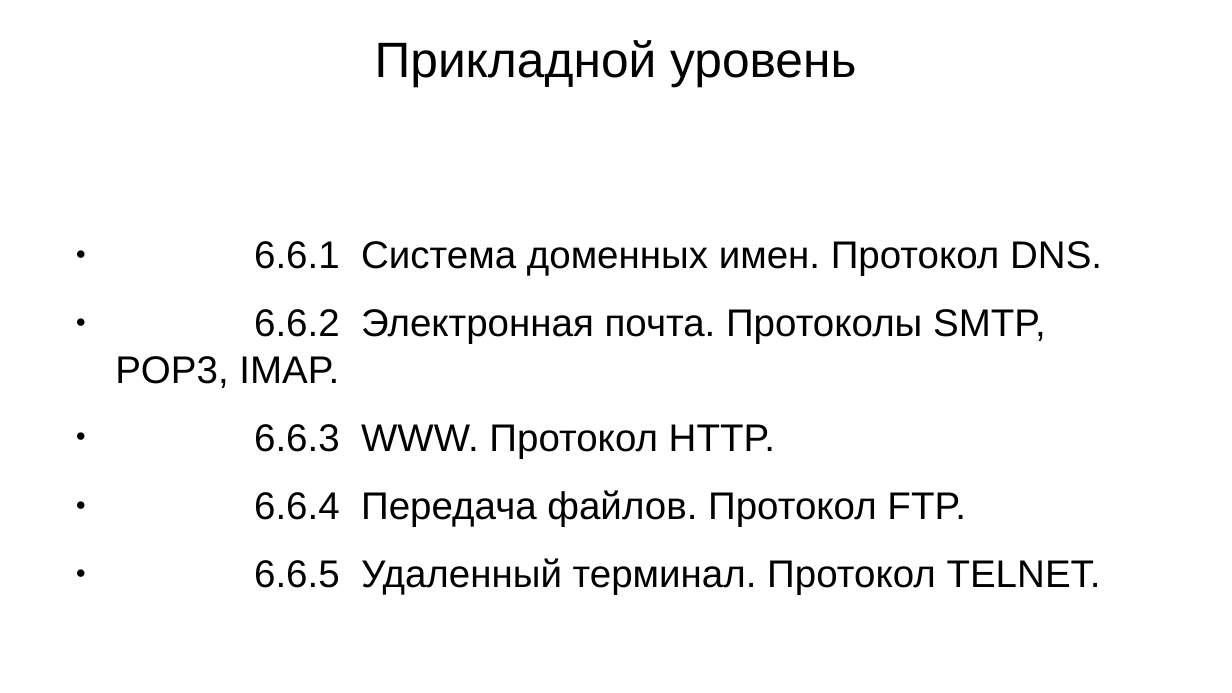
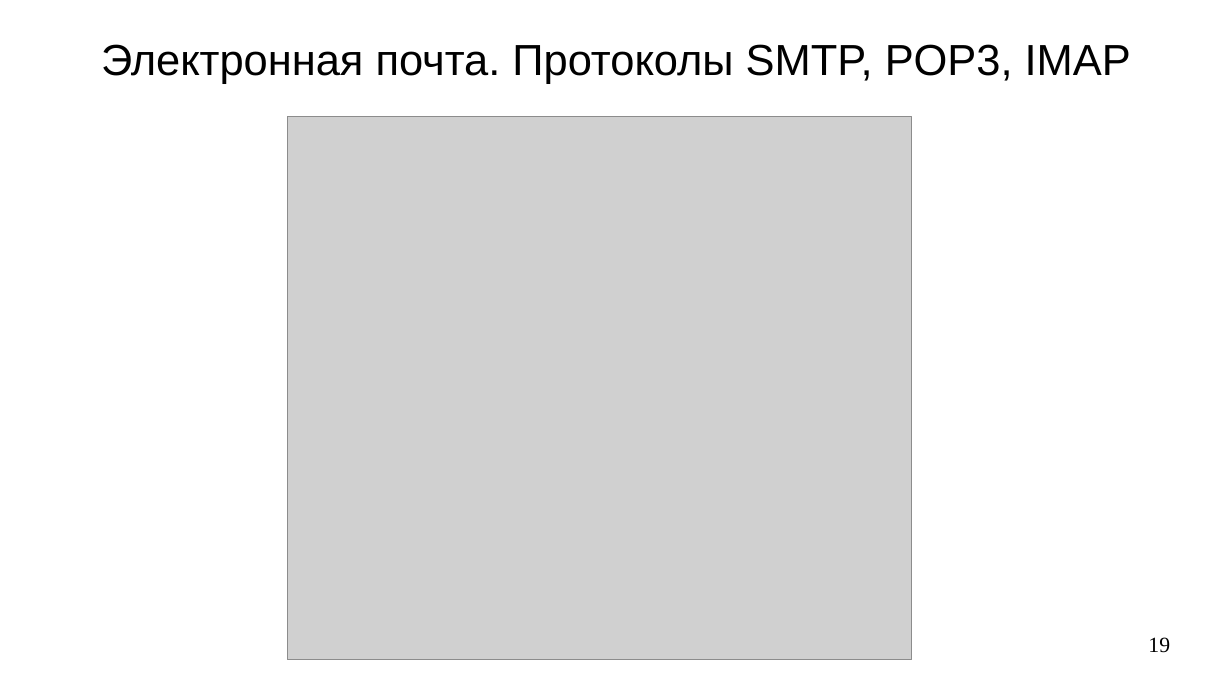
Before and after one commit to steelcraft/stud-lab, a slide deck: slide 19 of Лекции/CBNET01#L4.odp (slide 8 before the commit). Drawn at 1232x693 pixels with LibreOffice and Linux fonts; fonts in the diff are those of the drawing; grey boxes stand for pictures. Boxes give left, top, right and bottom in pixels: in the first picture for what was removed or moved away, otherwise in the second. Text is boxed around its words. In the diff, an @@ line names an element or a change of style, - is before the commit and + after.

```diff
--- a/Лекции/CBNET01#L4.odp
+++ b/Лекции/CBNET01#L4.odp
@@ title at (101, 44, 1131, 84): text changed; size 32 to 28 pt @@
-Прикладной уровень
+Электронная почта. Протоколы SMTP, POP3, IMAP
@@ picture added at (287, 116, 912, 660) @@
@@ text removed at (115, 241, 1102, 595) @@
-● 6.6.1 Система доменных имен. Протокол DNS.
-● 6.6.2 Электронная почта. Протоколы SMTP, POP3, IMAP.
-● 6.6.3 WWW. Протокол HTTP.
-● 6.6.4 Передача файлов. Протокол FTP.
-● 6.6.5 Удаленный терминал. Протокол TELNET.
@@ page number added at (1148, 637, 1170, 653), 14 pt, text #000000 @@
+19
```
Also in this commit, not shown: 5 other slides changed, 16 slides added, 2 slides removed.
